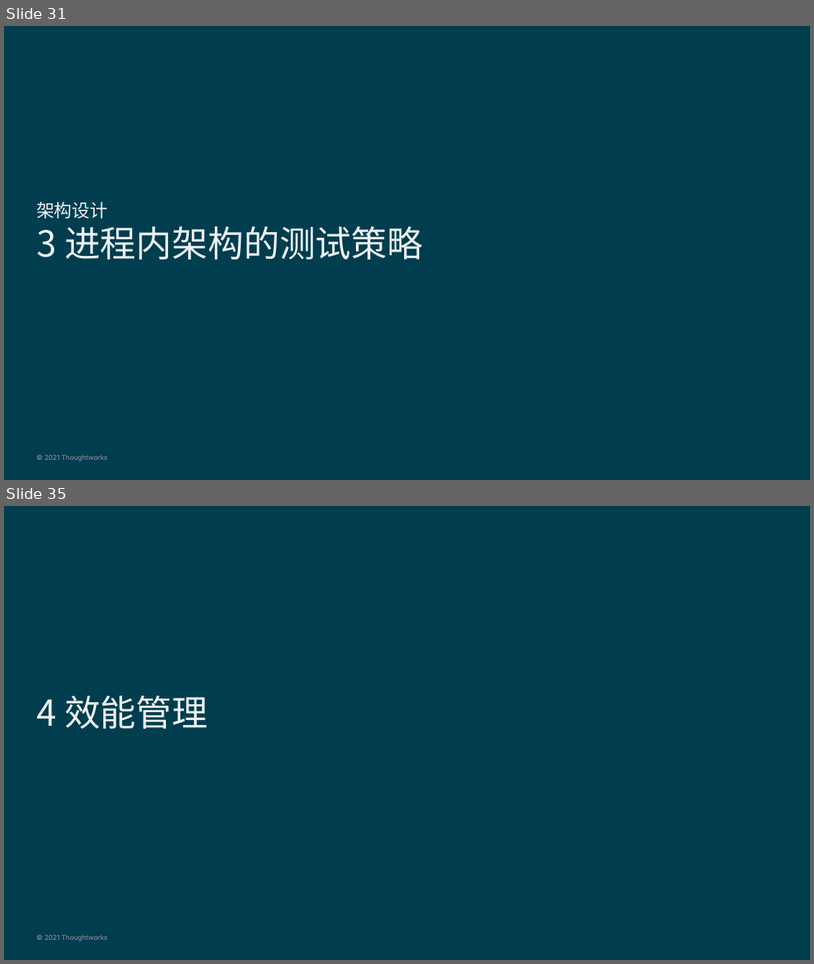
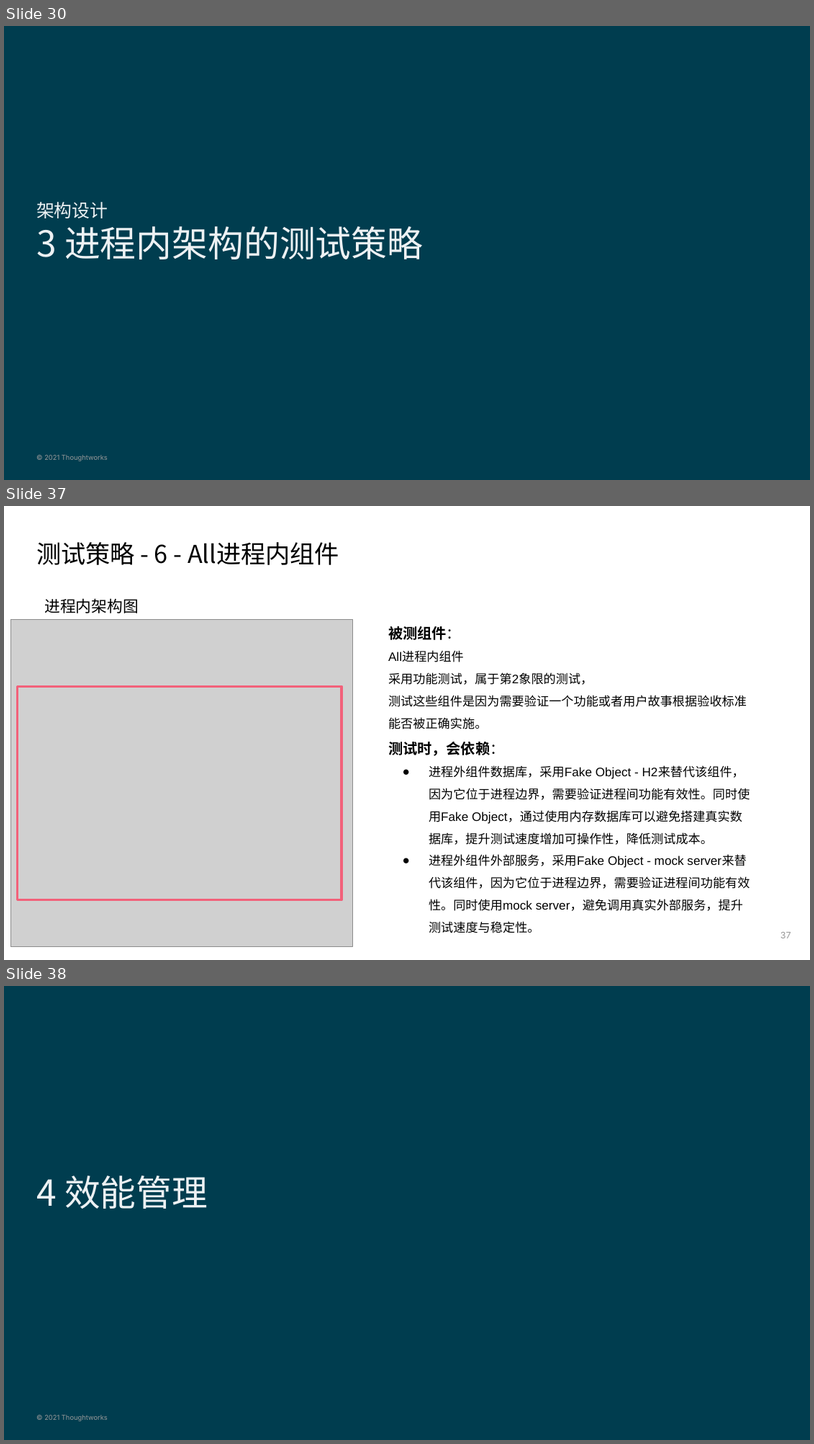
Before and after one commit to deesyx/heima, a slide deck: doc/PS4 黑马考核-项目On-boarding模板-胡炫光.pptx. Shown one above the other, each under a label of ours: slides 31 and 35 before the commit, slides 30, 37 and 38 after it; the slides between them are not shown. The pictures are 814x964 and 814x1444 pixels, drawn with LibreOffice and Linux fonts; fonts in the diff are those of the drawing; grey boxes stand for pictures; background and template pictures are left out. Boxes give left, top, right and bottom in pixels: in the first picture for what was removed or moved away, otherwise in the second. Text is boxed around its words. In the diff, an @@ line names an element or a change of style, - is before the commit and + after.

```diff
--- a/doc/PS4 黑马考核-项目On-boarding模板-胡炫光.pptx
+++ b/doc/PS4 黑马考核-项目On-boarding模板-胡炫光.pptx
@@ slide 37 added at bbox=[4, 506, 810, 960], background #FFFFFF @@
@@ title added at bbox=[36, 542, 340, 565], 22 pt, text #000000 @@
+测试策略 - 6 - All进程内组件
@@ text added at bbox=[44, 598, 139, 613], 14 pt, text #000000 @@
+进程内架构图
@@ picture added at bbox=[10, 619, 353, 945] @@
@@ text added at bbox=[388, 626, 750, 933], 11 pt, text #000000 @@
+被测组件：
+All进程内组件
+采用功能测试，属于第2象限的测试，
+测试这些组件是因为需要验证一个功能或者用户故事根据验收标准能否被正确实施。
+测试时，会依赖：
+● 进程外组件数据库，采用Fake Object - H2来替代该组件，因为它位于进程边界，需要验证进程间功能有效性。同时使用Fake Object，通过使用内存数据库可以避免搭建真实数据库，提升测试速度增加可操作性，降低测试成本。
+● 进程外组件外部服务，采用Fake Object - mock server来替代该组件，因为它位于进程边界，需要验证进程间功能有效性。同时使用mock server，避免调用真实外部服务，提升测试速度与稳定性。
@@ rectangle added at bbox=[17, 687, 342, 900], outline #F2617A 2.25 pt @@
@@ page number added at bbox=[781, 932, 792, 938], 8 pt, text #999999 @@
+37
@@ what was slide 31 is now slide 30 @@
@@ what was slide 35 is now slide 38 @@
```
Also in this commit, not shown: 5 slides changed, 7 other slides added, 5 slides removed, 17 other files.
